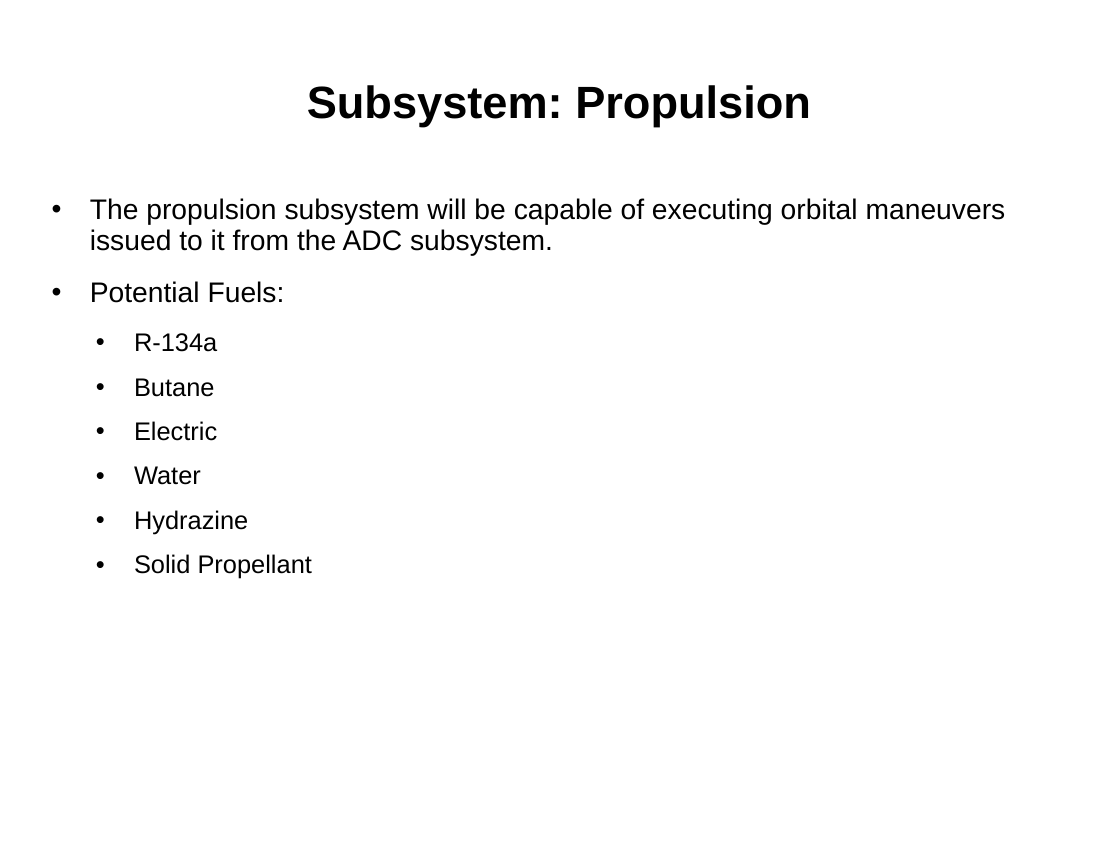
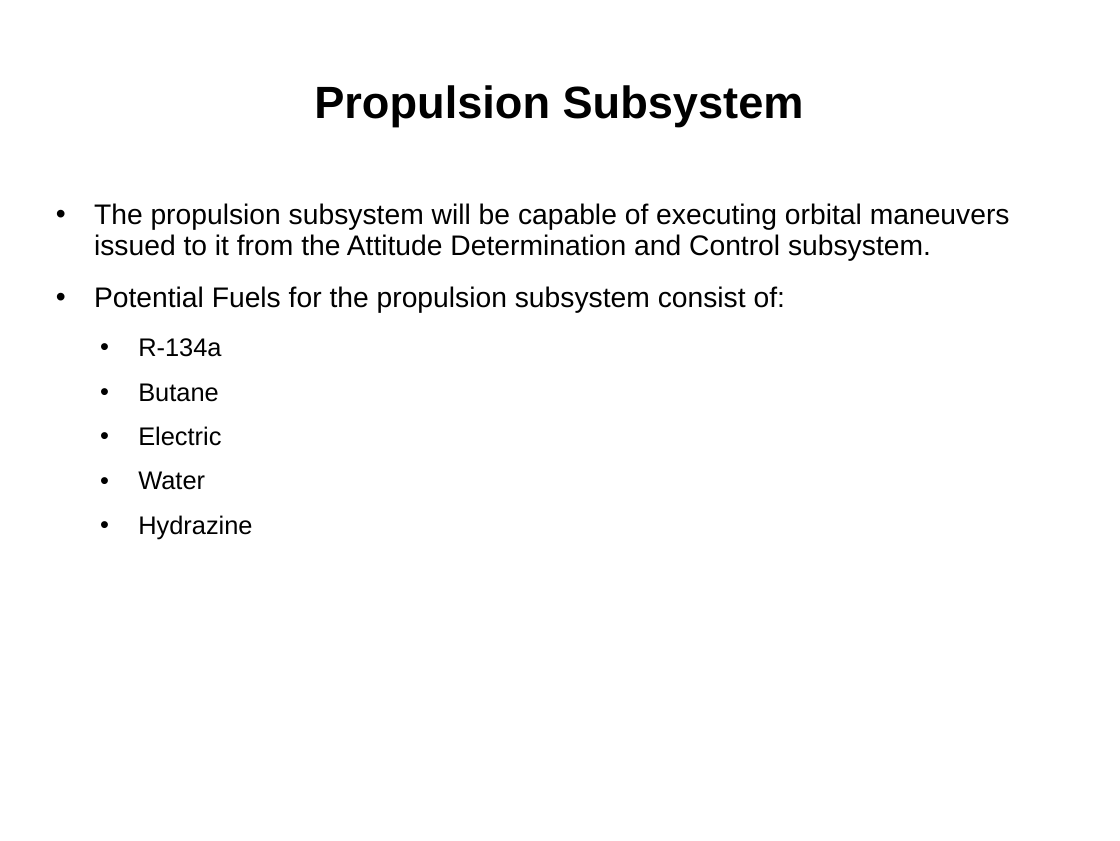
Before and after one commit to RascalSeniorDesign/Preliminary-Design, a slide deck: slide 25 of CMQA/Presentations/First-Semester-Presentation (Internal Use Only).ppt (slide 23 before the commit). Drawn at 1120x841 pixels with LibreOffice and Linux fonts; fonts in the diff are those of the drawing; background and template pictures are left out. Boxes give left, top, right and bottom in pixels: in the first picture for what was removed or moved away, otherwise in the second. Text is boxed around its words. In the diff, an @@ line names an element or a change of style, - is before the commit and + after.

```diff
--- a/CMQA/Presentations/First-Semester-Presentation (Internal Use Only).ppt
+++ b/CMQA/Presentations/First-Semester-Presentation (Internal Use Only).ppt
@@ title at [314,85,804,126]: text changed @@
-Subsystem: Propulsion
+Propulsion Subsystem
@@ text at [94,203,1010,313]: text changed @@
-• The propulsion subsystem will be capable of executing orbital maneuvers issued to it from the ADC subsystem.
-• Potential Fuels:
+• The propulsion subsystem will be capable of executing orbital maneuvers issued to it from the Attitude Determination and Control subsystem.
+• Potential Fuels for the propulsion subsystem consist of:
@@ text at [134,554,312,579]: paragraph removed @@
-  • Solid Propellant
```
Also in this commit, not shown: 23 other slides changed, 6 slides added, 3 slides removed.
